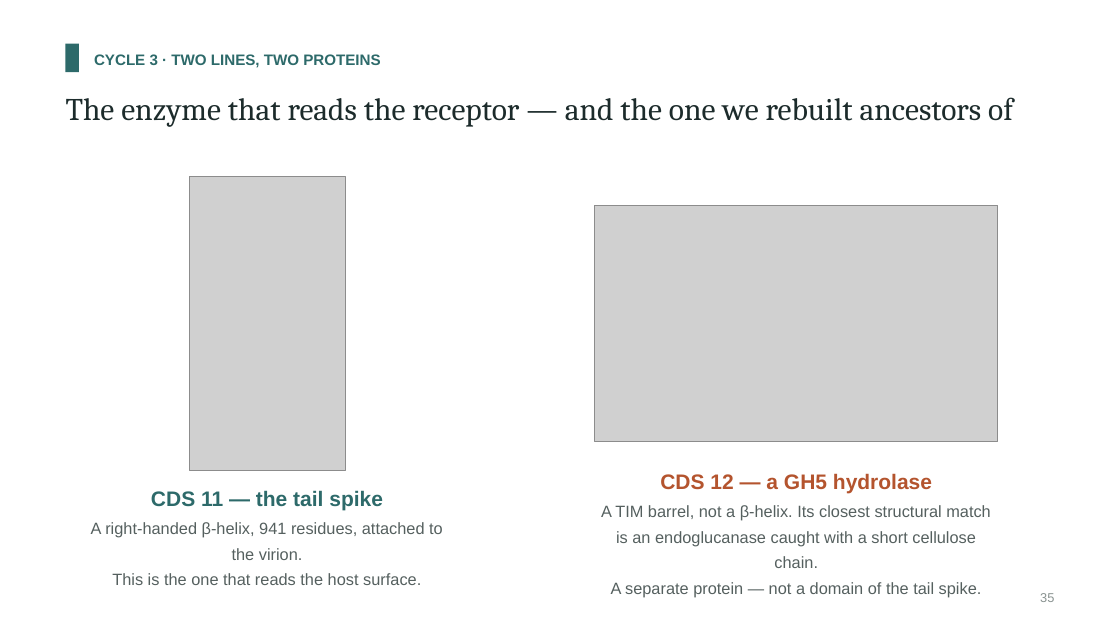
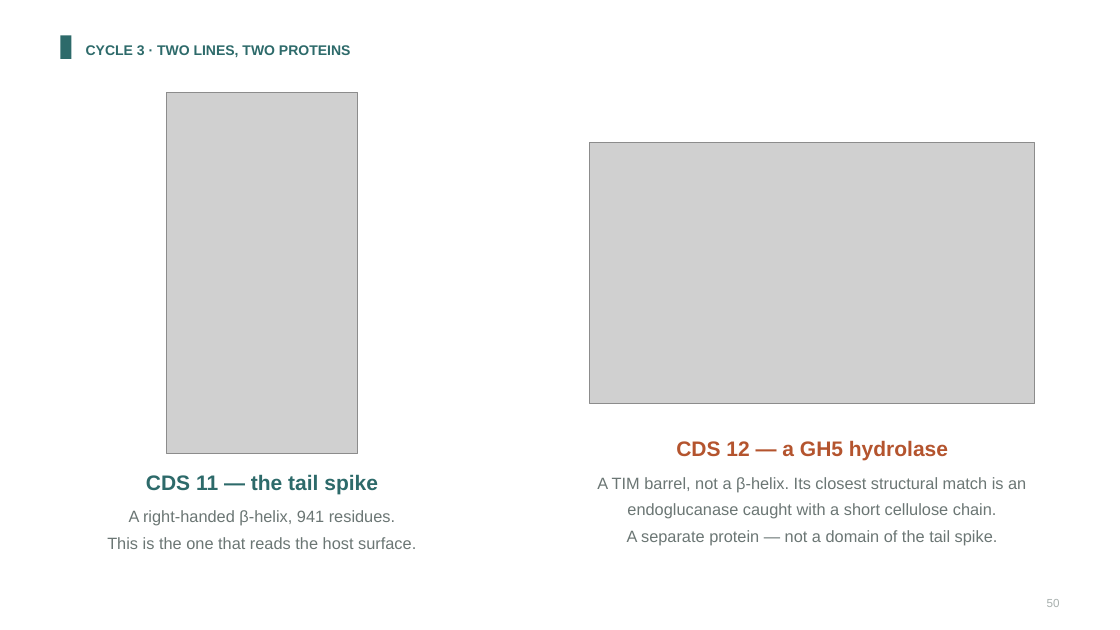
Before and after one commit to A1ex-Ch3n/igem-2026, a slide deck: slide 50 of documents/2026-10-25_presentation_deck.pptx (slide 35 before the commit). Drawn at 1120x630 pixels with LibreOffice and Linux fonts; fonts in the diff are those of the drawing; grey boxes stand for pictures. Boxes give left, top, right and bottom in pixels: in the first picture for what was removed or moved away, otherwise in the second. Text is boxed around its words. In the diff, an @@ line names an element or a change of style, - is before the commit and + after.

```diff
--- a/documents/2026-10-25_presentation_deck.pptx
+++ b/documents/2026-10-25_presentation_deck.pptx
@@ rectangle resized from (x1=66, y1=44, x2=79, y2=72) to (x1=60, y1=35, x2=71, y2=59) @@
@@ text "CYCLE 3 · TWO LINES, ..." moved from (x1=94, y1=54, x2=380, y2=68) to (x1=86, y1=45, x2=350, y2=57) @@
@@ text "CYCLE 3 · TWO LINES, ..." at (x1=86, y1=45, x2=350, y2=57): size 13 to 12 pt; line spacing 1.25 to 1.3 @@
@@ text removed at (x1=66, y1=97, x2=1013, y2=127) @@
-The enzyme that reads the receptor — and the one we rebuilt ancestors of
@@ picture resized from (x1=189, y1=176, x2=345, y2=471) to (x1=166, y1=92, x2=358, y2=454) @@
@@ picture resized from (x1=595, y1=205, x2=998, y2=442) to (x1=590, y1=142, x2=1035, y2=403) @@
@@ text "CDS 12 — a GH5 ..." at (x1=676, y1=440, x2=948, y2=461): line spacing 1.25 to 1.3 @@
@@ text "CDS 12 — a GH5 ..." moved from (x1=660, y1=473, x2=932, y2=493) to (x1=676, y1=440, x2=948, y2=461) @@
@@ text "CDS 11 — the tail ..." moved from (x1=151, y1=490, x2=383, y2=510) to (x1=146, y1=474, x2=378, y2=495) @@
@@ text "CDS 11 — the tail ..." at (x1=146, y1=474, x2=378, y2=495): line spacing 1.25 to 1.3 @@
@@ text "A TIM barrel, not a ..." moved from (x1=601, y1=505, x2=991, y2=597) to (x1=597, y1=477, x2=1026, y2=545) @@
@@ text "A TIM barrel, not a ..." at (x1=597, y1=477, x2=1026, y2=545): text colour #55605F to #6B7674; line spacing 1.3 to 1.35 @@
@@ text "A right-handed β-helix, 941 residues." moved from (x1=91, y1=522, x2=443, y2=585) to (x1=107, y1=510, x2=416, y2=549) @@
@@ text at (x1=107, y1=537, x2=416, y2=549): text colour #55605F to #6B7674 in "This is the one that reads the ..."; line spacing 1.3 to 1.35 @@
@@ text at (x1=129, y1=510, x2=395, y2=526): text changed; text colour #55605F to #6B7674 @@
-A right-handed β-helix, 941 residues, attached to the virion.
+A right-handed β-helix, 941 residues.
@@ text removed at (x1=1040, y1=593, x2=1054, y2=602) @@
-35
@@ text added at (x1=1047, y1=599, x2=1060, y2=607), 10 pt, text #A8B0AE @@
+50
```
Also in this commit, not shown: 27 other slides changed, 57 slides added, 28 slides removed, 20 other files.
